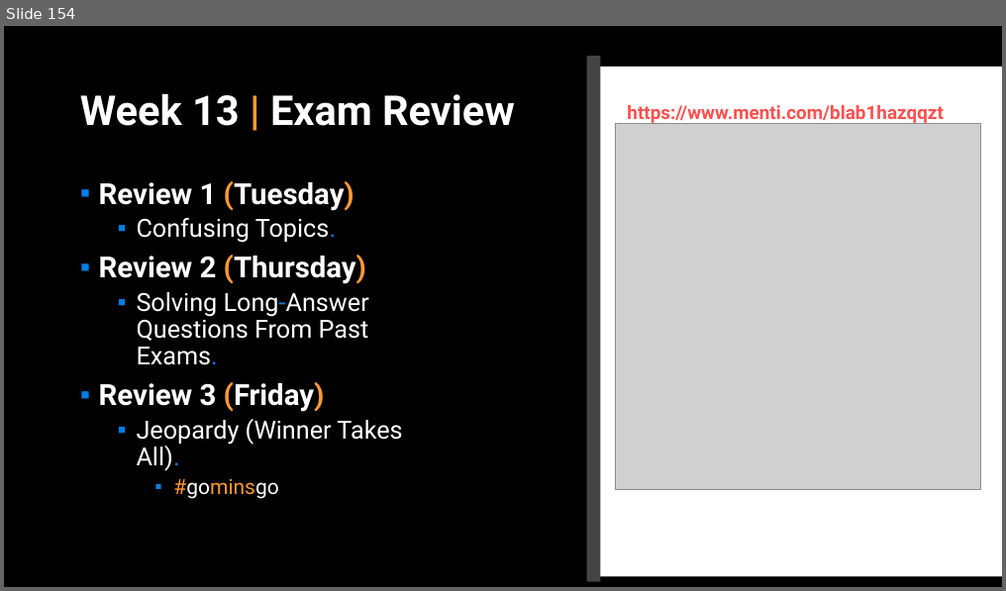
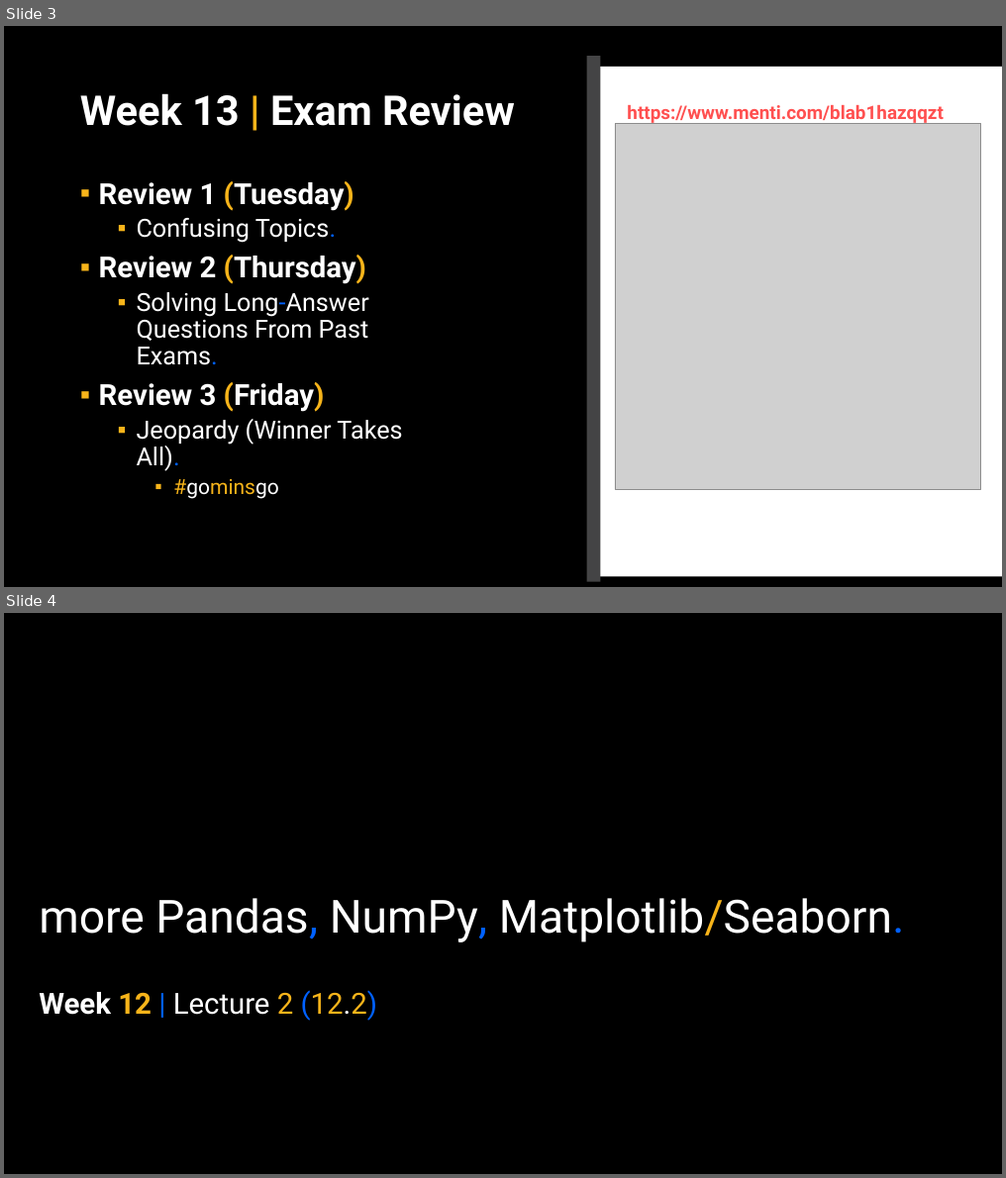
Before and after one commit to APS106/APS106-winter-2024-kinsella-goodfellow, a slide deck: lectures/week12/lecture2/slides/week12_lecture2.pptx. Shown one above the other, each under a label of ours: slide 154 before the commit, slides 3 and 4 after it. The pictures are 1006x591 and 1006x1178 pixels, drawn with LibreOffice and Linux fonts; fonts in the diff are those of the drawing; grey boxes stand for pictures; background and template pictures are left out. Boxes give left, top, right and bottom in pixels: in the first picture for what was removed or moved away, otherwise in the second. Text is boxed around its words. In the diff, an @@ line names an element or a change of style, - is before the commit and + after.

```diff
--- a/lectures/week12/lecture2/slides/week12_lecture2.pptx
+++ b/lectures/week12/lecture2/slides/week12_lecture2.pptx
@@ slide 4 added at bbox=[4, 613, 1002, 1174], background picture (left out) @@
@@ title added at bbox=[39, 898, 905, 943], 44 pt, text #FFFFFF @@
+more Pandas, NumPy, Matplotlib/Seaborn.
@@ subtitle added at bbox=[39, 990, 378, 1021], 28 pt, text #FFFFFF @@
+Week 12 | Lecture 2 (12.2)
@@ what was slide 154 is now slide 3 @@
@@ slide 3 changed as well @@
@@ title "Week 13 | Exam Review" at bbox=[80, 93, 515, 126]: text colour #FF9933 to #F7B41A in "|" @@
@@ text "Review 1 (Tuesday)" at bbox=[99, 181, 402, 499]: text colour #FF9933 to #F7B41A in "(Tuesday)", "(Thursday)", "(Friday)", "#gominsgo"; text colour #017EE5 to #0061FF in "Topics.", "Long-Answer Exams.", "All)."; bullet colour #007EE5 to #F7B41A @@
```
Also in this commit, not shown: 2 other slides changed, 152 slides removed, 7 other files.
